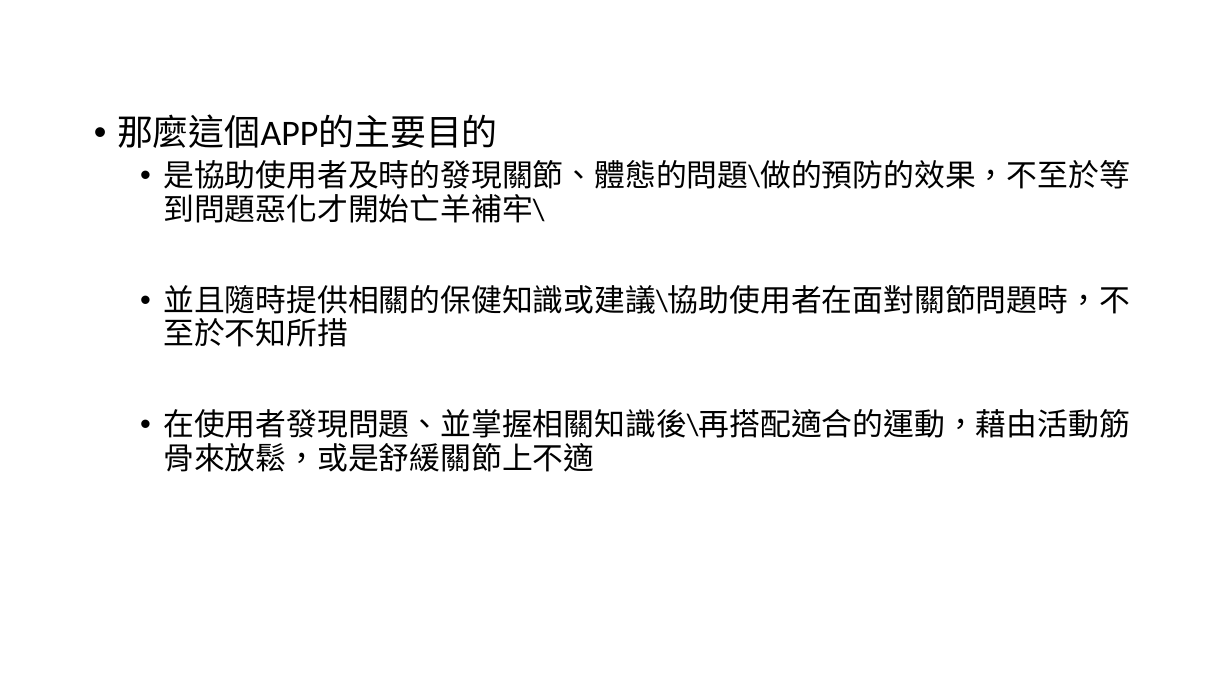
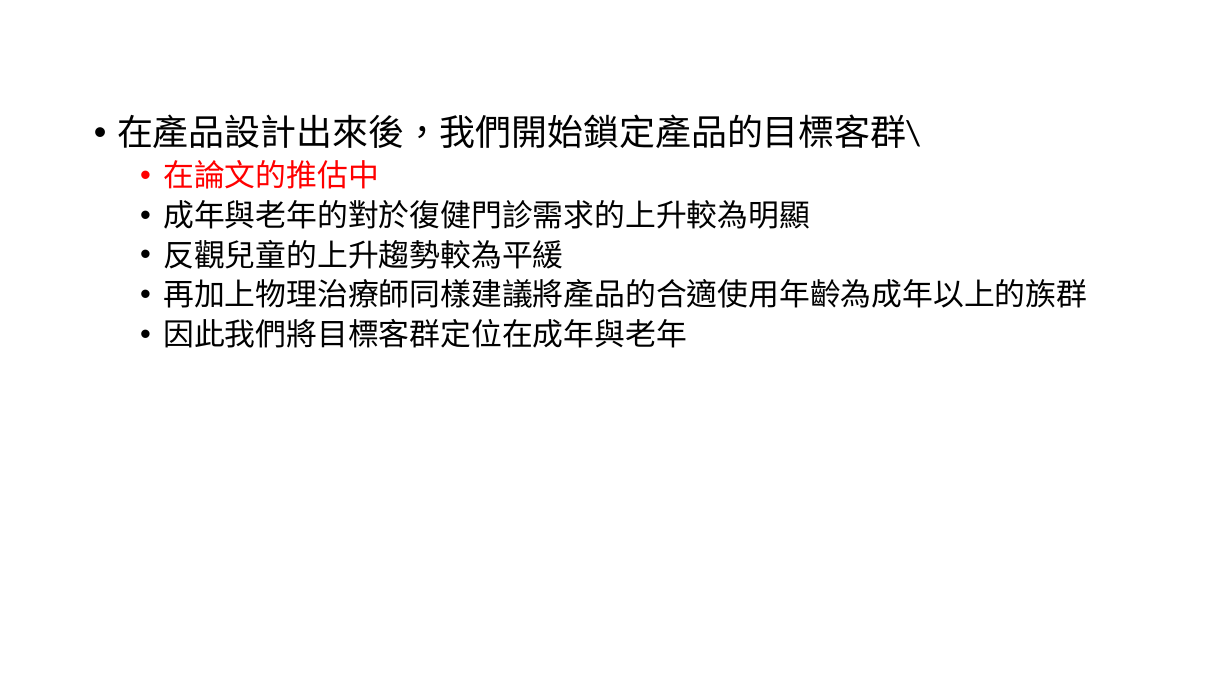
Before and after one commit to michaelchen1225/-, a slide deck: slide 11 of 整合/報告/要點.pptx. Drawn at 1232x693 pixels with LibreOffice and Linux fonts; fonts in the diff are those of the drawing. Boxes give left, top, right and bottom in pixels: in the first picture for what was removed or moved away, otherwise in the second. Text is boxed around its words. In the diff, an @@ line names an element or a change of style, - is before the commit and + after.

```diff
--- a/整合/報告/要點.pptx
+++ b/整合/報告/要點.pptx
@@ text at (117, 114, 1087, 348): text changed @@
-• 那麼這個APP的主要目的
-  • 是協助使用者及時的發現關節、體態的問題\做的預防的效果，不至於等到問題惡化才開始亡羊補牢\
-  • 並且隨時提供相關的保健知識或建議\協助使用者在面對關節問題時，不至於不知所措
-  • 在使用者發現問題、並掌握相關知識後\再搭配適合的運動，藉由活動筋骨來放鬆，或是舒緩關節上不適
+• 在產品設計出來後，我們開始鎖定產品的目標客群\
+  • 在論文的推估中
+  • 成年與老年的對於復健門診需求的上升較為明顯
+  • 反觀兒童的上升趨勢較為平緩
+  • 再加上物理治療師同樣建議將產品的合適使用年齡為成年以上的族群
+  • 因此我們將目標客群定位在成年與老年
```
Also in this commit, not shown: 3 other slides changed, 3 slides added, 2 other files.
